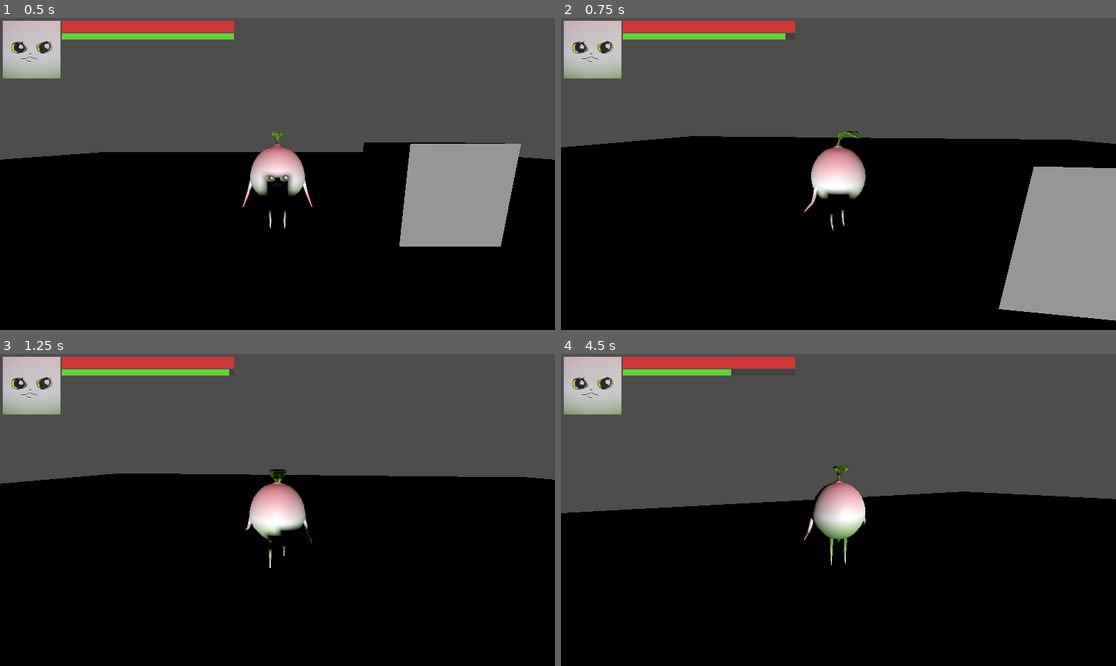
Above: before the commit, frames 1-4 (two rows, left to right).
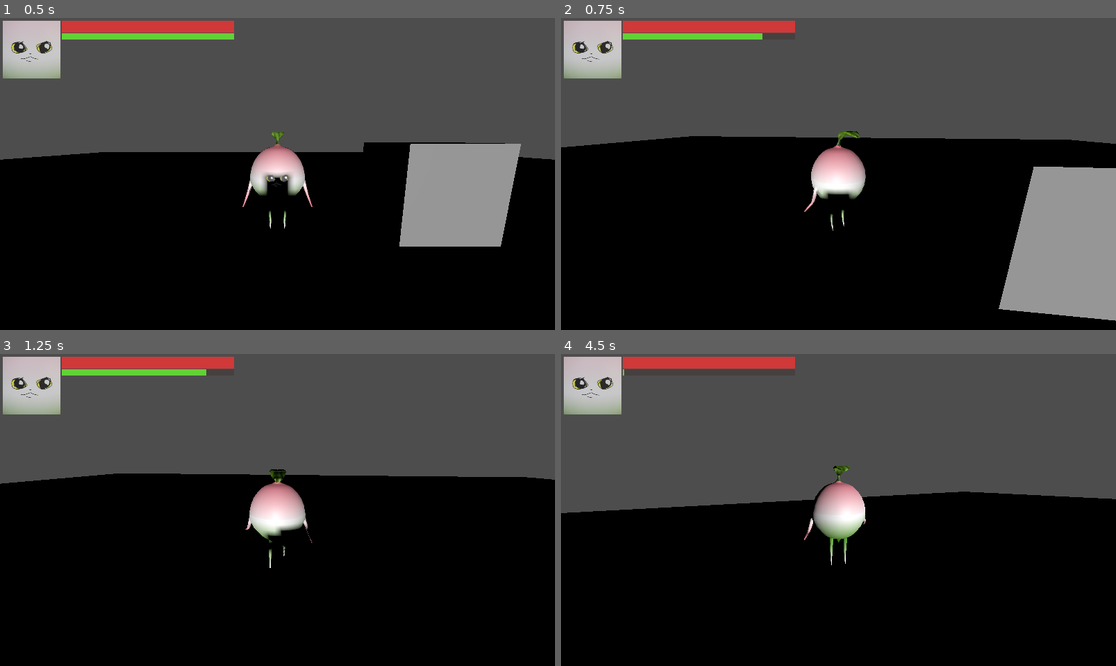
Above: after the commit, the same moments.

Repository: RushMaverick/ggj23
Game: Godot game, scene res://scenes/ground.tscn
Same seed, same stepped clock (60 frames per second), same inputs: the game is played once before the commit and once after it.
Inputs (mouse positions are in pixels of both pictures, inside the frame that each line leads up to):
- Up to frame 1 (0.5 s): no input
- Up to frame 2 (0.75 s): tap Enter at 0.5 s; move the mouse to (832, 180) at 0.52 s; hold W (forward) from 0.53 s (still down); click (832, 180) at 0.6 s
- Up to frame 3 (1.25 s): keep holding W (forward)
- Up to frame 4 (4.5 s): move the mouse to (877, 513) at 1.27 s; click (877, 513) at 1.35 s; move the mouse to (794, 506) at 2.02 s; click (794, 506) at 2.1 s; move the mouse to (844, 510) at 2.77 s; release W (forward) at 2.78 s; hold A (left) 2.78-3.53 s; click (844, 510) at 2.85 s; move the mouse to (816, 503) at 3.52 s; hold W (forward) from 3.53 s (still down); click (816, 503) at 3.6 s; move the mouse to (866, 510) at 4.27 s; click (866, 510) at 4.35 s

Frame 1 is identical in both runs. In frame 2, less than 0.1% of the frame differs, in the area x 36-41%, y 4-7%; in frame 3, less than 0.1%; in frame 4, 0.4%, in the area x 11-31%, y 4-7%.

Commit message:
Fixed clamping of health and stamina

Diff:
--- a/scripts/Player.gd
+++ b/scripts/Player.gd
@@ -26,8 +26,7 @@
 	target_yaw = rotation.y
 
 func _process(delta):
-	stamina += stamina_recovery_rate * delta
-	clamp(stamina, 0, max_stamina)
+	stamina = clamp(stamina + stamina_recovery_rate * delta, 0, max_stamina)
 	emit_signal("stamina_changed", stamina)
 
 func _physics_process(delta):
@@ -62,15 +61,14 @@
 		and stamina >= hit_stamina_deduction:
 		prev_hit_time = Time.get_ticks_msec()
 		stamina -= hit_stamina_deduction
-		clamp(stamina, 0, max_stamina)
+		stamina = clamp(stamina - hit_stamina_deduction, 0, max_stamina)
 		emit_signal("stamina_changed", stamina)
 		$AnimationPlayer.play("Attack")
 		for enemy in enemies_in_hurtbox:
 			enemy.take_damage(damage)
 
 func take_damage(amount):
-	health -= amount
-	clamp(health, 0, max_health)
+	health = clamp(health - amount, 0, max_health)
 	emit_signal("health_changed", health)
 	if health <= 0:
 		queue_free()
Not shown, changed: assets/beetle/beetle.glb.import
Not shown, changed: assets/turnip/turnip.glb.import
